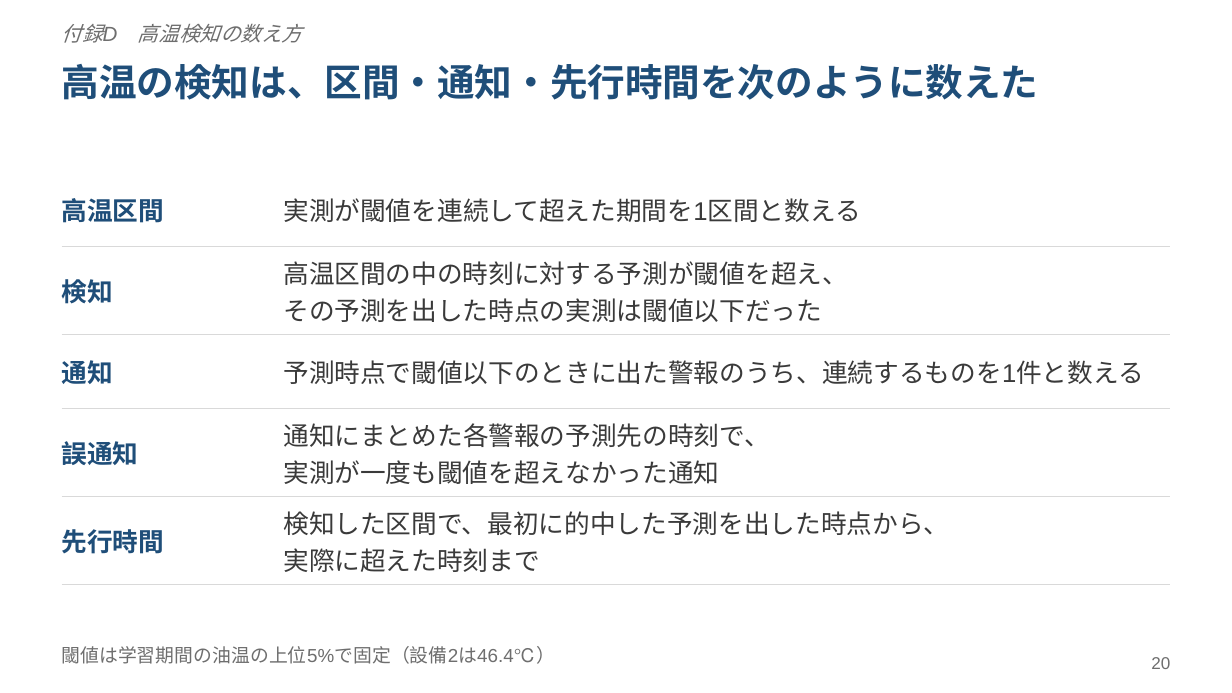
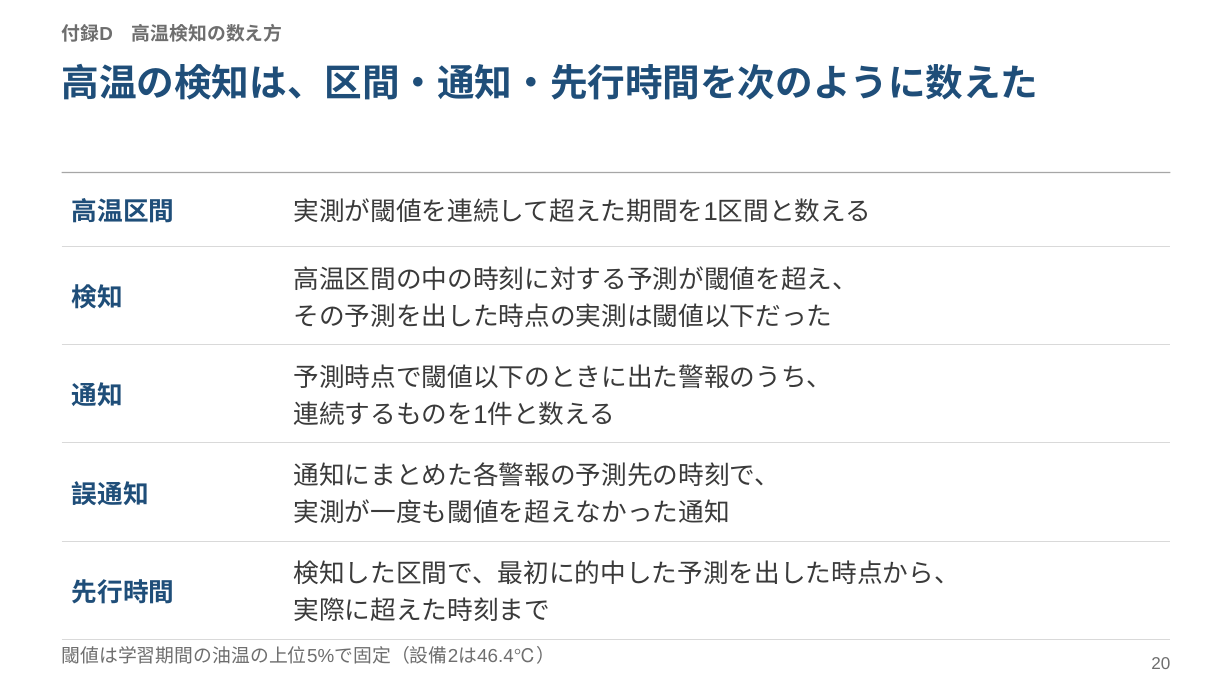
Before and after one commit to HJRKTNG/ett-oil-temperature-poc, a slide deck: slide 20 of reports/slides/ett_oil_temperature_poc.pptx. Drawn at 1232x693 pixels with LibreOffice and Linux fonts; fonts in the diff are those of the drawing. Boxes give left, top, right and bottom in pixels: in the first picture for what was removed or moved away, otherwise in the second. Text is boxed around its words. In the diff, an @@ line names an element or a change of style, - is before the commit and + after.

```diff
--- a/reports/slides/ett_oil_temperature_poc.pptx
+++ b/reports/slides/ett_oil_temperature_poc.pptx
@@ text "付録D 高温検知の数え方" at (62,24,283,42): size 12 to 11 pt, bold on, italic off @@
@@ table at (62,172,1170,625) @@
-row 3, column 2: 予測時点で閾値以下のときに出た警報のうち、連続するものを1件と数える
+row 3, column 2: 予測時点で閾値以下のときに出た警報のうち、 / 連続するものを1件と数える
@@ fill none to #FFFFFF in 10 cells @@
@@ borders changed @@
@@ line added from (62, 172) to (1170, 172), #A6A6A6 0.75 pt @@
```
Also in this commit, not shown: 20 other slides changed, 4 other files.
